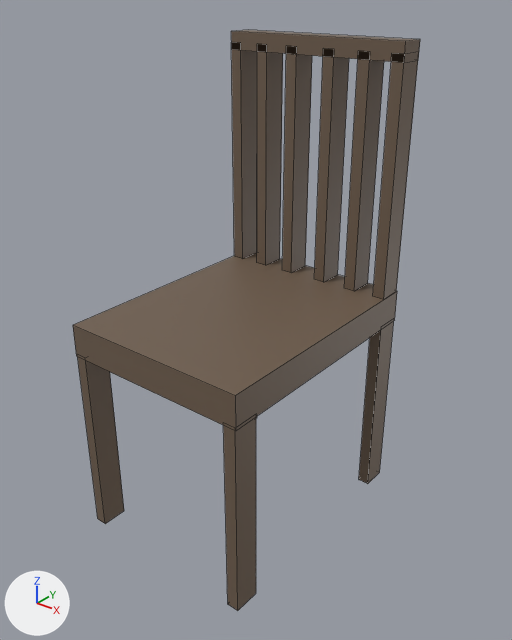
The FBX model Assets/Art/3D Models/World/Room/Env_chair.fbx, before and after one commit.
The view is the same before and after, from a 50 mm camera at (3.66, -2.32, 2.03) aimed at (2.15, -0.43, 0.86). Arrows for +X, +Y and +Z are at lower left; the lights stay in place. Mesh edges are drawn as thin lines. Where no turn or scale is listed for an object, it has been applied to the vertices.

The first picture shows 'chair'.
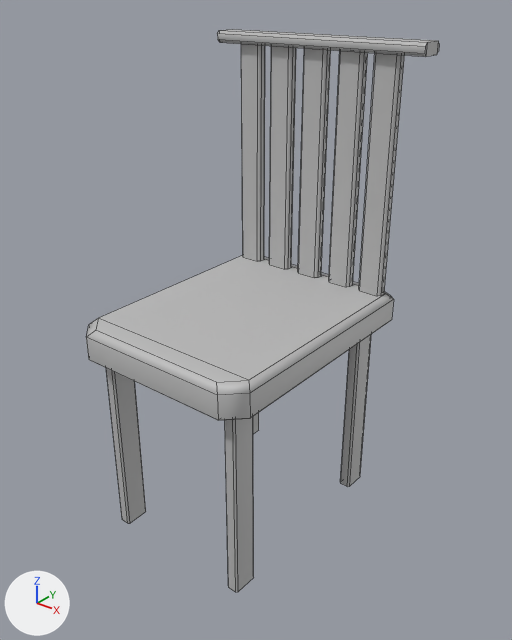
Diff of the bpy script that builds the scene:
```diff
--- a/Assets/Art/3D Models/World/Room/Env_chair.fbx.py
+++ b/Assets/Art/3D Models/World/Room/Env_chair.fbx.py
@@ mat_outsideenvironment @@
+mat_outsideenvironment = principled_material('OutsideEnvironment')
+mat_outsideenvironment.base_color = (0.5, 0.5, 0.5)  # grey #bcbcbc
@@ me_mesh @@
 # used by ob_chair; location = (2.093, -0.439, 0.922)
-me_mesh.from_pydata(...)  # 96 vertices, 72 faces; spans x -0.38..0.38, y -0.5..0.5, z -0.91..0.91
-me_mesh.materials.append(mat_wood)  # brown #705e4e
+me_mesh.from_pydata(...)  # 192 vertices, 116 faces; spans x -0.45..0.45, y -0.5..0.5, z -0.92..0.92
+# me_mesh part 1: the loose piece of 8 vertices spanning x -0.38..0.38, y -0.5..0.5, z -0.15..-0.02 is rebuilt with 32 vertices and now spans x -0.39..0.37, y -0.5..0.5, z -0.15..-0.02, in mat_outsideenvironment (grey #bcbcbc)
+# me_mesh part 2: the loose piece of 8 vertices spanning x -0.38..-0.33, y 0.39..0.5, z -0.02..0.87 is rebuilt with 16 vertices and now spans x -0.36..-0.26, y 0.41..0.45, z -0.02..0.88, in mat_outsideenvironment (grey #bcbcbc)
+# me_mesh part 3: the loose piece of 8 vertices spanning x -0.38..0.38, y 0.39..0.5, z 0.85..0.91 is rebuilt with 16 vertices and now spans x -0.45..0.45, y 0.38..0.48, z 0.87..0.92, in mat_outsideenvironment (grey #bcbcbc)
+# me_mesh part 4: a new loose piece of 16 vertices spanning x 0.26..0.31, y -0.44..-0.33, z -0.92..-0.14, in mat_outsideenvironment (grey #bcbcbc)
+# me_mesh part 5: a new loose piece of 16 vertices spanning x 0.26..0.31, y 0.33..0.43, z -0.92..-0.14, in mat_outsideenvironment (grey #bcbcbc)
+# me_mesh part 6: a new loose piece of 16 vertices spanning x -0.32..-0.27, y 0.33..0.43, z -0.92..-0.14, in mat_outsideenvironment (grey #bcbcbc)
+# me_mesh part 7: a new loose piece of 16 vertices spanning x 0.1..0.2, y 0.41..0.45, z -0.02..0.88, in mat_outsideenvironment (grey #bcbcbc)
+# me_mesh part 8: a new loose piece of 16 vertices spanning x 0.24..0.34, y 0.41..0.45, z -0.02..0.88, in mat_outsideenvironment (grey #bcbcbc)
+# me_mesh part 9: a new loose piece of 16 vertices spanning x -0.06..0.05, y 0.41..0.45, z -0.02..0.88, in mat_outsideenvironment (grey #bcbcbc)
+# me_mesh part 10: a new loose piece of 16 vertices spanning x -0.21..-0.11, y 0.41..0.45, z -0.02..0.88, in mat_outsideenvironment (grey #bcbcbc)
+# me_mesh part 11: a new loose piece of 16 vertices spanning x -0.32..-0.27, y -0.44..-0.33, z -0.92..-0.14, in mat_outsideenvironment (grey #bcbcbc)
+# me_mesh part 12
+# 56 vertices are removed from x -0.38..0.38, y 0.39..0.5, z -0.91..0.87
+# 42 faces are deleted
+# me_mesh part 13
+# 16 vertices are removed from x -0.38..0.38, y -0.5..-0.4, z -0.91..-0.14
+# 12 faces are deleted
+# me_mesh part 14: the surface is now shaded smooth
+me_mesh.materials.append(mat_outsideenvironment)  # grey #bcbcbc
@@ ob_chair @@
 ob_chair = bpy.data.objects.new('chair', me_mesh)
-ob_chair.location = (2.093, -0.439, 0.922)
+ob_chair.location = (2.104, -0.439, 0.92)
```

What differs and where, as boxes (x1, y1, x2, y2) in the pictures (512 x 640 px):
'chair', reshaped, moved
    before: (73, 30, 420, 611)
    after: (86, 29, 439, 592)
part 1 of me_mesh, rebuilt (7% shorter)
    before: (73, 253, 397, 431)
    after: (86, 255, 394, 420)
part 2 of me_mesh, rebuilt (7% narrower)
    before: (231, 42, 257, 259)
    after: (241, 44, 265, 261)
part 3 of me_mesh, rebuilt (17% wider, 15% shorter)
    before: (231, 30, 420, 63)
    after: (217, 29, 439, 57)
part 4 of me_mesh, added
    after: (225, 416, 254, 592)
part 5 of me_mesh, added
    after: (340, 335, 371, 487)
part 6 of me_mesh, added
    after: (253, 412, 259, 434)
part 7 of me_mesh, added
    after: (329, 51, 368, 287)
part 8 of me_mesh, added
    after: (359, 53, 405, 296)
part 9 of me_mesh, added
    after: (298, 48, 331, 278)
part 10 of me_mesh, added
    after: (269, 46, 296, 269)
part 11 of me_mesh, added
    after: (106, 368, 146, 523)
part 12 of me_mesh, deleted
    before: (256, 44, 418, 484)
part 13 of me_mesh, deleted (brown)
    before: (77, 357, 256, 611)
